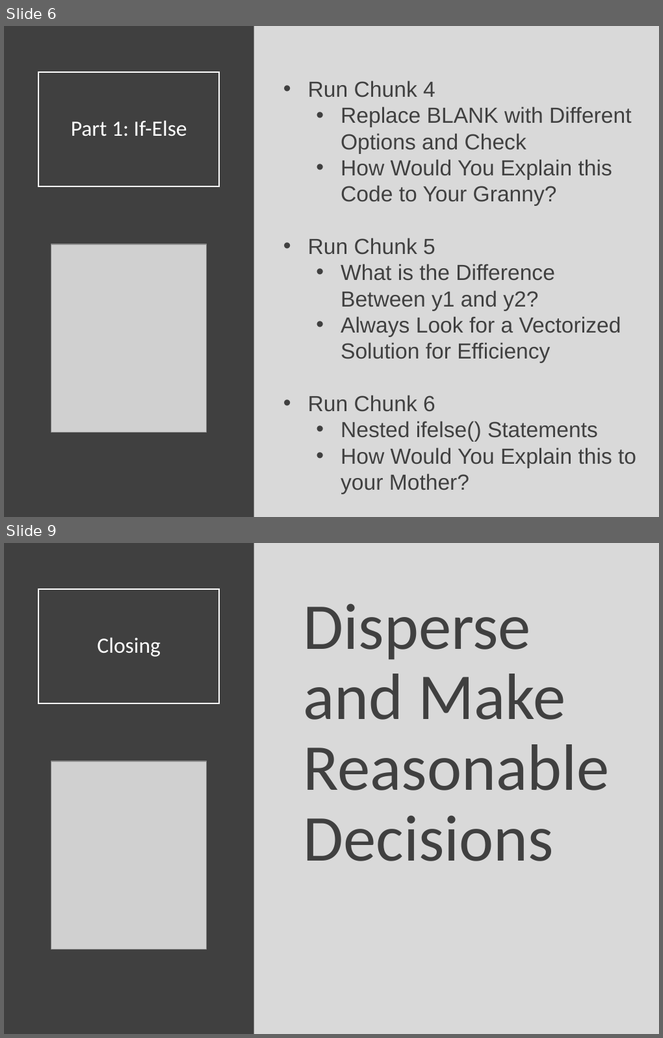
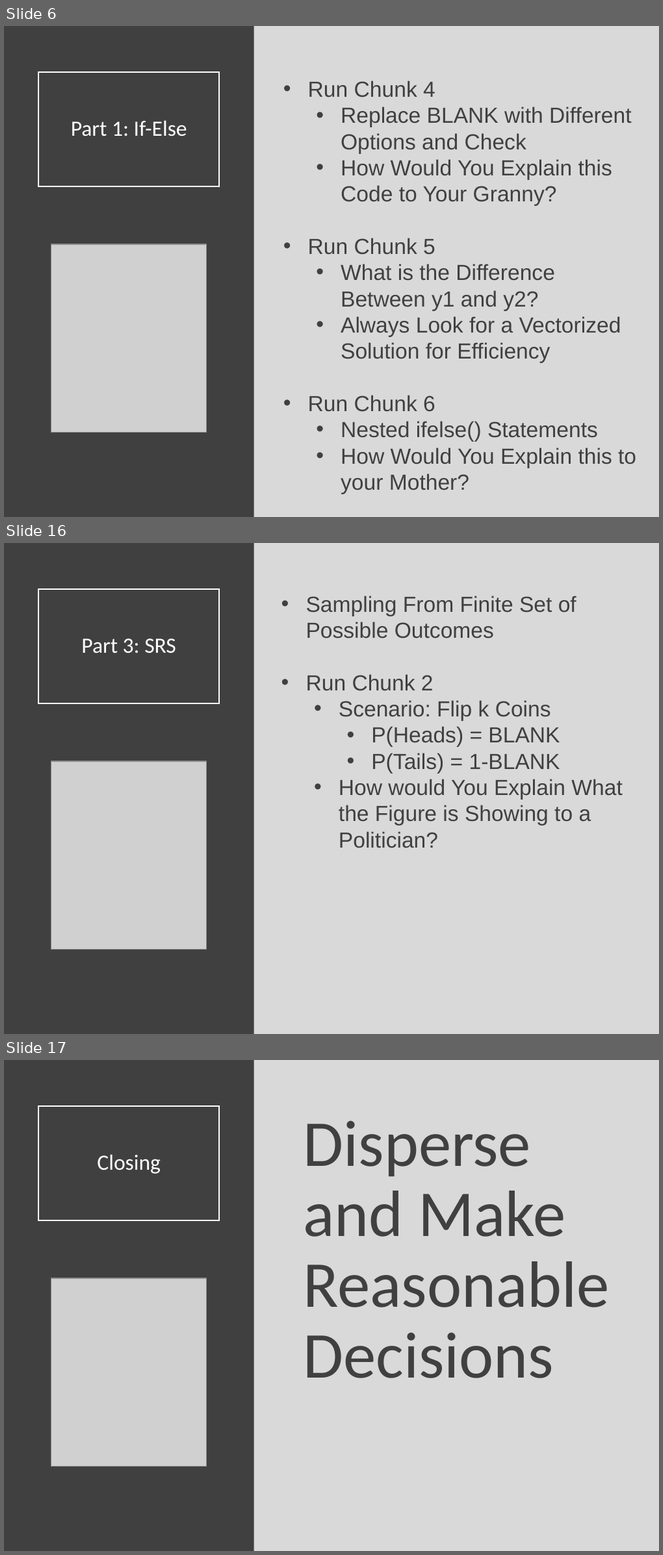
Before and after one commit to Yixf-Self/STOR320_WEBSITE, a slide deck: Lecture/Lecture 18/Lecture 18.pptx. Shown one above the other, each under a label of ours: slides 6 and 9 before the commit, slides 6, 16 and 17 after it; the slides between them are not shown. The pictures are 663x1038 and 663x1555 pixels, drawn with LibreOffice and Linux fonts; fonts in the diff are those of the drawing; grey boxes stand for pictures. Boxes give left, top, right and bottom in pixels: in the first picture for what was removed or moved away, otherwise in the second. Text is boxed around its words. In the diff, an @@ line names an element or a change of style, - is before the commit and + after.

```diff
--- a/Lecture/Lecture 18/Lecture 18.pptx
+++ b/Lecture/Lecture 18/Lecture 18.pptx
@@ slide 16 added at <box>4,543,659,1034</box>, background #D9D9D9 @@
@@ rectangle added at <box>4,543,254,1034</box>, fill #404040 @@
@@ title added at <box>38,589,220,704</box>, outline #FFFFFF 1.5 pt, 24 pt, text #FFFFFF @@
+Part 3: SRS
@@ text added at <box>306,596,622,849</box>, 24 pt, text #404040 @@
+• Sampling From Finite Set of Possible Outcomes
+• Run Chunk 2
+  • Scenario: Flip k Coins
+    • P(Heads) = BLANK
+    • P(Tails) = 1-BLANK
+  • How would You Explain What the Figure is Showing to a Politician?
@@ picture added at <box>51,761,206,949</box> @@
@@ what was slide 9 is now slide 17 @@
```
Also in this commit, not shown: 3 slides changed, 7 other slides added, 8 other files.
